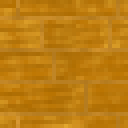
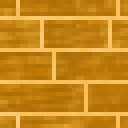
Revision of a layered 128 × 128 image; what changed, layer by layer:
painted on "Vrstva #1" over [0, 0, 128, 128]
